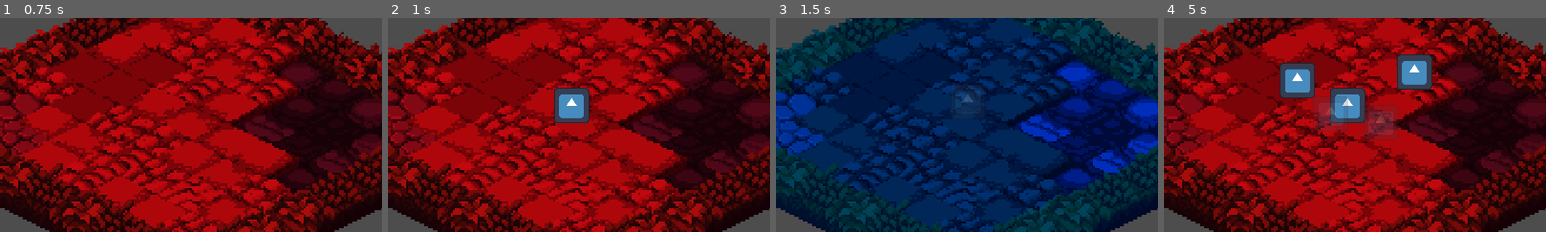
Above: before the commit, frames 1-4 (left to right).
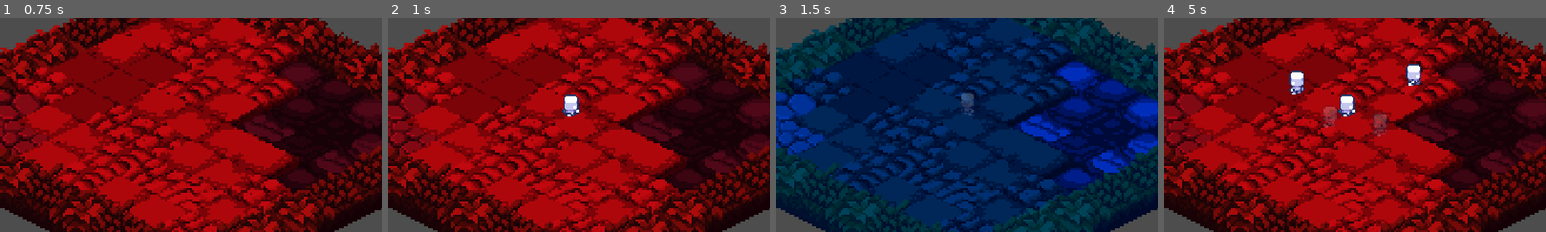
Above: after the commit, the same moments.

Repository: HephaistosForge/Chronominions
Game: Godot game, scene res://playgrounds/playground_christoph.tscn
The game is run twice, just before and just after one commit, with the same random seed, the same clock (stepped at 60 frames per second) and the same inputs. This scene is started directly instead of the project's main scene. The engine's default icon, where the game draws it, is replaced by a stand-in: a white triangle on a blue panel in a dark square.
Inputs (mouse positions are % of the whole screen's width and height, from its top left):
- Up to frame 1 (0.75 s): click (97, 50) at 0.5 s
- Up to frame 2 (1 s): no input
- Up to frame 3 (1.5 s): click (97, 50) at 1.25 s
- Up to frame 4 (5 s): click (3, 50) at 2 s; click (3, 50) at 2.75 s; click (3, 50) at 3.5 s; click (97, 50) at 4.25 s
The pictures show only the part of the screen within x 25-75%, y 15-65%; the shares and areas given below are measured in that part.

Frame 1 is identical in both runs. In frame 2, 1.5% of the frame differs, in the area x 43-53%, y 32-50%; in frame 3, 0.4%; in frame 4, 5.4%, in the area x 30-71%, y 16-58%.

Commit message:
Add lemming animation and sprite

Diff:
--- a/game_objects/lemming_spawner/lemming_spawner.gd
+++ b/game_objects/lemming_spawner/lemming_spawner.gd
@@ -19,8 +19,8 @@
 func _on_timer_timeout():
 	if lemming_population:
 		var lemming_scene = LEMMING_SCENE.instantiate()
-		add_sibling(lemming_scene)
-		lemming_scene.global_position = global_position
 		lemming_scene.direction = direction[randi_range(0,3)]
 		lemming_scene.own_epoch = rand.randi_range(-1,1)
 		lemming_population-=1
+		add_sibling(lemming_scene)
+		lemming_scene.global_position = global_position
--- a/game_objects/lemmings/lemming.gd
+++ b/game_objects/lemmings/lemming.gd
@@ -3,11 +3,18 @@
 @onready var world: Node2D
 @export var own_epoch: Globals.Epoch
 
-var direction:Vector2 = Globals.NE
+var direction: Vector2 = Globals.NE
 
 func _ready():
 	world = get_tree().get_first_node_in_group("world")
 	world.epoch_map.epoch_changed.connect(set_visibility)
+	var animation_name = {
+		Globals.NE: "walk_ne",
+		Globals.NW: "walk_nw",
+		Globals.SW: "walk_sw",
+		Globals.SE: "walk_se",
+	}[direction]
+	$AnimationPlayer.play(animation_name)
 
 
 
@@ -15,7 +22,12 @@
 	move_and_collide(direction)
 	var curr_epoch_map = world.epoch_map.get_current_epoch_map()
 	if not curr_epoch_map.is_on_tile(self):
-		self.queue_free()
+		self.die()
+
+
+func die():
+	# Animation player queue_frees lemming
+	$AnimationPlayer.play("die")
 
 
 func set_visibility():
--- a/game_objects/lemmings/lemming.tscn
+++ b/game_objects/lemmings/lemming.tscn
@@ -1,20 +1,162 @@
-[gd_scene load_steps=4 format=3 uid="uid://cr30mnu7112jh"]
+[gd_scene load_steps=11 format=3 uid="uid://cr30mnu7112jh"]
 
-[ext_resource type="Texture2D" uid="uid://hy0fgtaqk61a" path="res://icon.svg" id="1_6vygt"]
 [ext_resource type="Script" path="res://game_objects/lemmings/lemming.gd" id="1_db08k"]
+[ext_resource type="Texture2D" uid="uid://djcesm0mq6yg0" path="res://game_objects/lemmings/sprite.png" id="2_eackk"]
 
 [sub_resource type="CircleShape2D" id="CircleShape2D_d2on2"]
 radius = 30.0
 
+[sub_resource type="Animation" id="Animation_0ipbq"]
+length = 0.001
+tracks/0/type = "value"
+tracks/0/imported = false
+tracks/0/enabled = true
+tracks/0/path = NodePath("Sprite2D:region_rect")
+tracks/0/interp = 1
+tracks/0/loop_wrap = true
+tracks/0/keys = {
+"times": PackedFloat32Array(0),
+"transitions": PackedFloat32Array(1),
+"update": 0,
+"values": [Rect2(16, 30, 16, 16)]
+}
+tracks/1/type = "value"
+tracks/1/imported = false
+tracks/1/enabled = true
+tracks/1/path = NodePath(".:scale")
+tracks/1/interp = 1
+tracks/1/loop_wrap = true
+tracks/1/keys = {
+"times": PackedFloat32Array(0),
+"transitions": PackedFloat32Array(1),
+"update": 0,
+"values": [Vector2(1, 1)]
+}
+
+[sub_resource type="Animation" id="Animation_cqgyx"]
+resource_name = "die"
+tracks/0/type = "method"
+tracks/0/imported = false
+tracks/0/enabled = true
+tracks/0/path = NodePath(".")
+tracks/0/interp = 1
+tracks/0/loop_wrap = true
+tracks/0/keys = {
+"times": PackedFloat32Array(1),
+"transitions": PackedFloat32Array(1),
+"values": [{
+"args": [],
+"method": &"queue_free"
+}]
+}
+tracks/1/type = "value"
+tracks/1/imported = false
+tracks/1/enabled = true
+tracks/1/path = NodePath(".:scale")
+tracks/1/interp = 2
+tracks/1/loop_wrap = true
+tracks/1/keys = {
+"times": PackedFloat32Array(0, 0.1, 0.4),
+"transitions": PackedFloat32Array(2.92817, 0.366022, 1),
+"update": 0,
+"values": [Vector2(1, 1), Vector2(1.195, 1.195), Vector2(1e-05, 1e-05)]
+}
+
+[sub_resource type="Animation" id="Animation_hxcxv"]
+resource_name = "walk_ne"
+length = 1.2
+loop_mode = 1
+tracks/0/type = "value"
+tracks/0/imported = false
+tracks/0/enabled = true
+tracks/0/path = NodePath("Sprite2D:region_rect")
+tracks/0/interp = 1
+tracks/0/loop_wrap = true
+tracks/0/keys = {
+"times": PackedFloat32Array(0, 0.3, 0.6, 0.9),
+"transitions": PackedFloat32Array(1, 1, 1, 1),
+"update": 1,
+"values": [Rect2(16, 24, 16, 24), Rect2(16, 48, 16, 24), Rect2(16, 72, 16, 24), Rect2(16, 48, 16, 24)]
+}
+
+[sub_resource type="Animation" id="Animation_yaxm3"]
+resource_name = "walk_nw"
+length = 1.2
+loop_mode = 1
+tracks/0/type = "value"
+tracks/0/imported = false
+tracks/0/enabled = true
+tracks/0/path = NodePath("Sprite2D:region_rect")
+tracks/0/interp = 1
+tracks/0/loop_wrap = true
+tracks/0/keys = {
+"times": PackedFloat32Array(0, 0.3, 0.6, 0.9),
+"transitions": PackedFloat32Array(1, 1, 1, 1),
+"update": 1,
+"values": [Rect2(112, 24, 16, 24), Rect2(112, 48, 16, 24), Rect2(112, 72, 16, 24), Rect2(112, 48, 16, 24)]
+}
+
+[sub_resource type="Animation" id="Animation_cuncu"]
+resource_name = "walk_se"
+length = 1.2
+loop_mode = 1
+tracks/0/type = "value"
+tracks/0/imported = false
+tracks/0/enabled = true
+tracks/0/path = NodePath("Sprite2D:region_rect")
+tracks/0/interp = 1
+tracks/0/loop_wrap = true
+tracks/0/keys = {
+"times": PackedFloat32Array(0, 0.3, 0.6, 0.9),
+"transitions": PackedFloat32Array(1, 1, 1, 1),
+"update": 1,
+"values": [Rect2(48, 24, 16, 24), Rect2(48, 48, 16, 24), Rect2(48, 72, 16, 24), Rect2(48, 48, 16, 24)]
+}
+
+[sub_resource type="Animation" id="Animation_bs6oh"]
+resource_name = "walk_sw"
+length = 1.2
+loop_mode = 1
+tracks/0/type = "value"
+tracks/0/imported = false
+tracks/0/enabled = true
+tracks/0/path = NodePath("Sprite2D:region_rect")
+tracks/0/interp = 1
+tracks/0/loop_wrap = true
+tracks/0/keys = {
+"times": PackedFloat32Array(0, 0.3, 0.6, 0.9),
+"transitions": PackedFloat32Array(1, 1, 1, 1),
+"update": 1,
+"values": [Rect2(80, 24, 16, 24), Rect2(80, 48, 16, 24), Rect2(80, 72, 16, 24), Rect2(80, 48, 16, 24)]
+}
+
+[sub_resource type="AnimationLibrary" id="AnimationLibrary_gcv2c"]
+_data = {
+"RESET": SubResource("Animation_0ipbq"),
+"die": SubResource("Animation_cqgyx"),
+"walk_ne": SubResource("Animation_hxcxv"),
+"walk_nw": SubResource("Animation_yaxm3"),
+"walk_se": SubResource("Animation_cuncu"),
+"walk_sw": SubResource("Animation_bs6oh")
+}
+
 [node name="Lemming" type="CharacterBody2D"]
-position = Vector2(1643, 396)
 script = ExtResource("1_db08k")
 
 [node name="Sprite2D" type="Sprite2D" parent="."]
-texture = ExtResource("1_6vygt")
+scale = Vector2(5, 5)
+texture = ExtResource("2_eackk")
+region_enabled = true
+region_rect = Rect2(16, 30, 16, 16)
 metadata/_edit_lock_ = true
 
 [node name="CollisionShape2D" type="CollisionShape2D" parent="."]
 position = Vector2(-1, 2)
 shape = SubResource("CircleShape2D_d2on2")
 metadata/_edit_lock_ = true
+
+[node name="AnimationPlayer" type="AnimationPlayer" parent="."]
+libraries = {
+"": SubResource("AnimationLibrary_gcv2c")
+}
+speed_scale = 2.0
Binary file added: game_objects/lemmings/sprite.png
Not shown, added: game_objects/lemmings/sprite.png.import
Not shown, added: README.md
